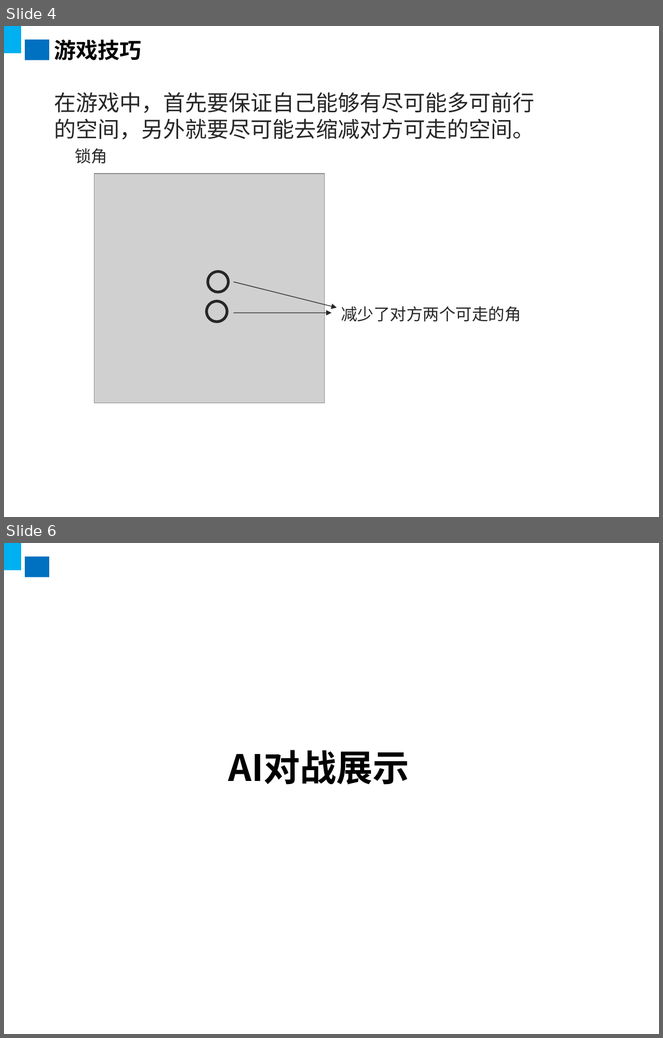
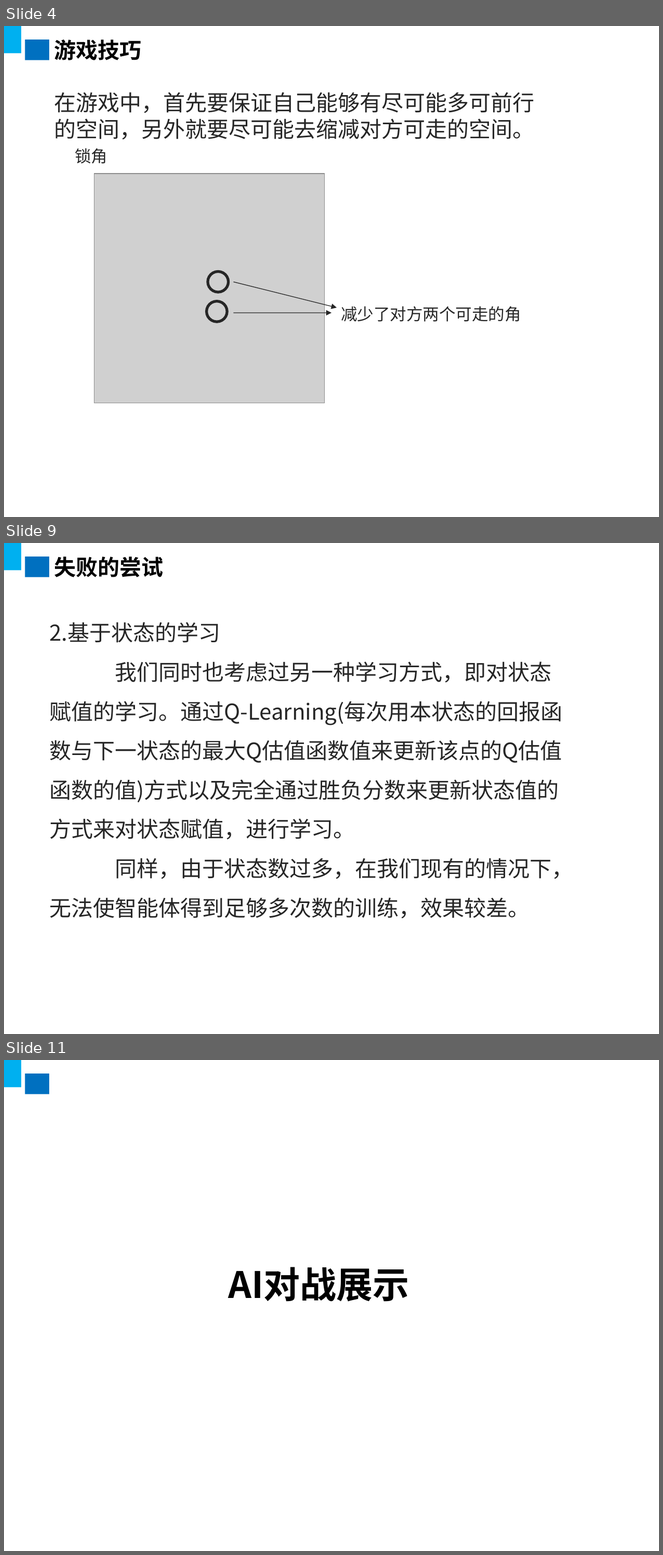
Before and after one commit to walkerning/Square-Fighter, a slide deck: presentation.ppt. Shown one above the other, each under a label of ours: slides 4 and 6 before the commit, slides 4, 9 and 11 after it; the slides between them are not shown. The pictures are 663x1038 and 663x1555 pixels, drawn with LibreOffice and Linux fonts; fonts in the diff are those of the drawing; grey boxes stand for pictures; background and template pictures are left out. Boxes give left, top, right and bottom in pixels: in the first picture for what was removed or moved away, otherwise in the second. Text is boxed around its words. In the diff, an @@ line names an element or a change of style, - is before the commit and + after.

```diff
--- a/presentation.ppt
+++ b/presentation.ppt
@@ slide 9 added at (x1=4, y1=543, x2=659, y2=1034), background picture (left out); not listed: 2 template elements that a slide beside it also shows @@
@@ title added at (x1=54, y1=557, x2=164, y2=577), 24 pt, text #000000, bold @@
+失败的尝试
@@ text added at (x1=50, y1=622, x2=574, y2=919), 24 pt, text #262626 @@
+2.基于状态的学习
+我们同时也考虑过另一种学习方式，即对状态
+赋值的学习。通过Q-Learning(每次用本状态的回报函
+数与下一状态的最大Q估值函数值来更新该点的Q估值
+函数的值)方式以及完全通过胜负分数来更新状态值的
+方式来对状态赋值，进行学习。
+同样，由于状态数过多，在我们现有的情况下，
+无法使智能体得到足够多次数的训练，效果较差。
@@ what was slide 6 is now slide 11 @@
```
Also in this commit, not shown: 1 slide changed, 4 other slides added, 3 other files.
